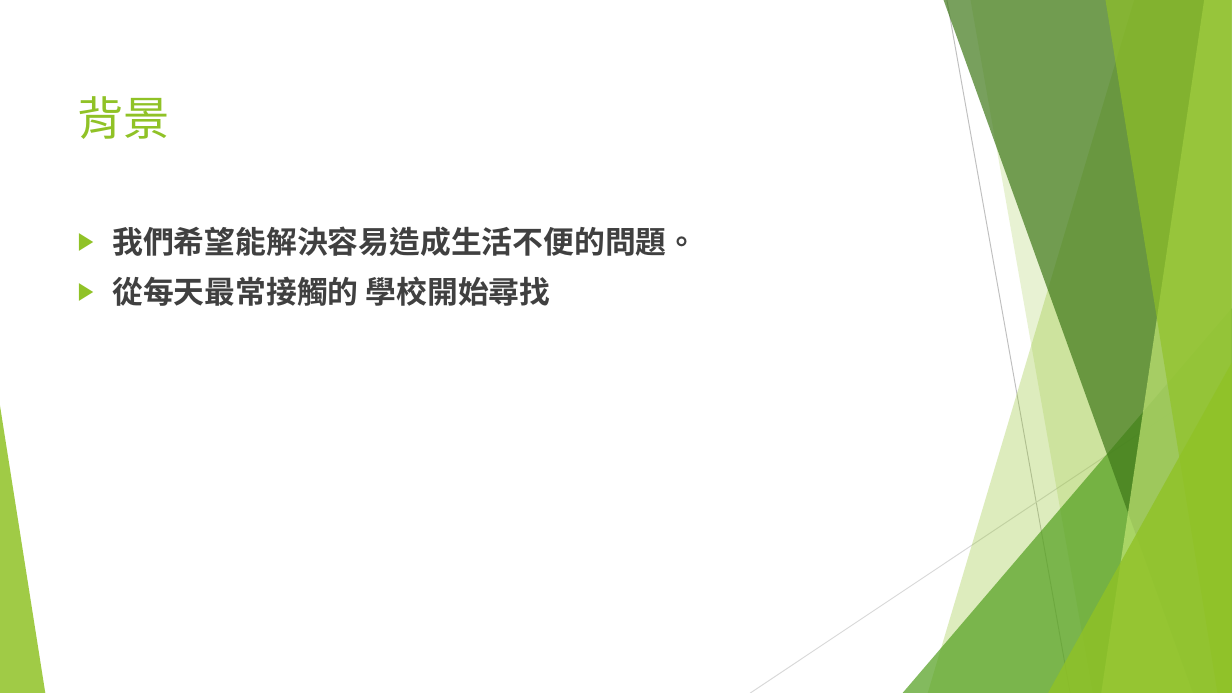
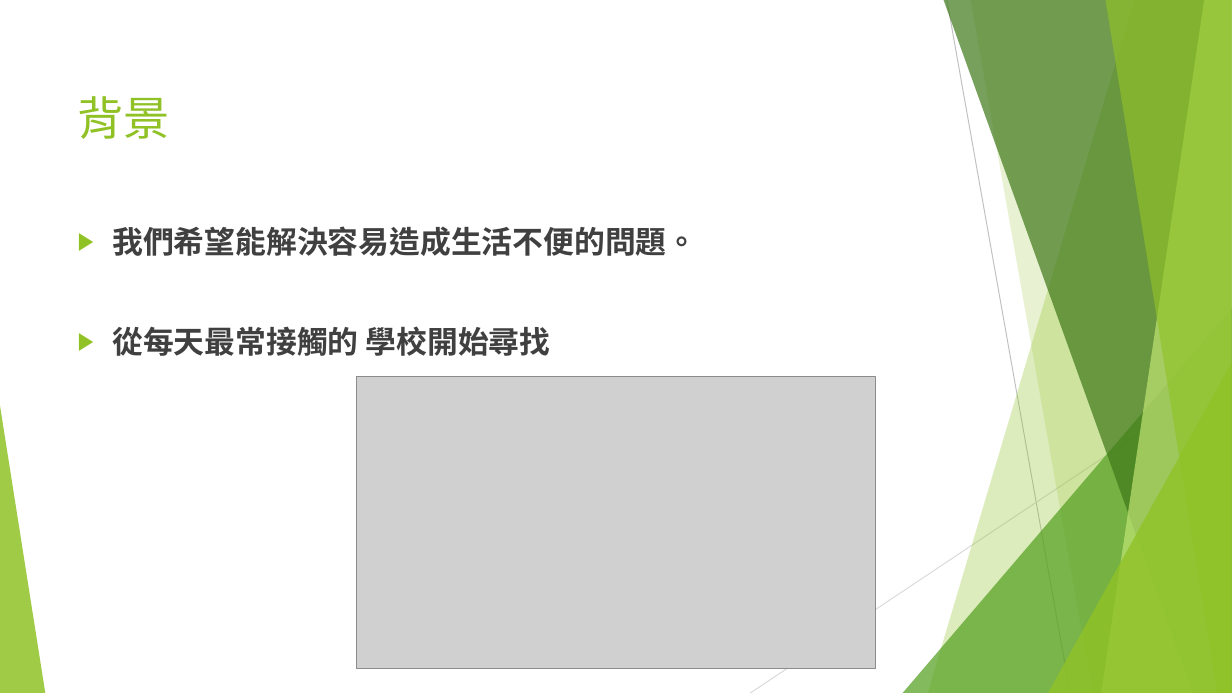
Before and after one commit to 0551102/107_SE_Team-10, a slide deck: slide 2 of 軟工期中v3.pptx. Drawn at 1232x693 pixels with LibreOffice and Linux fonts; fonts in the diff are those of the drawing; grey boxes stand for pictures. Boxes give left, top, right and bottom in pixels: in the first picture for what was removed or moved away, otherwise in the second. Text is boxed around its words. In the diff, an @@ line names an element or a change of style, - is before the commit and + after.

```diff
--- a/軟工期中v3.pptx
+++ b/軟工期中v3.pptx
@@ text "我們希望能解決容易造成生活不便的問題。" rewrapped from [112,226,697,306] to [112,226,697,356] @@
@@ picture added at [357,377,875,669] @@
```
Also in this commit, not shown: 2 other slides changed.
